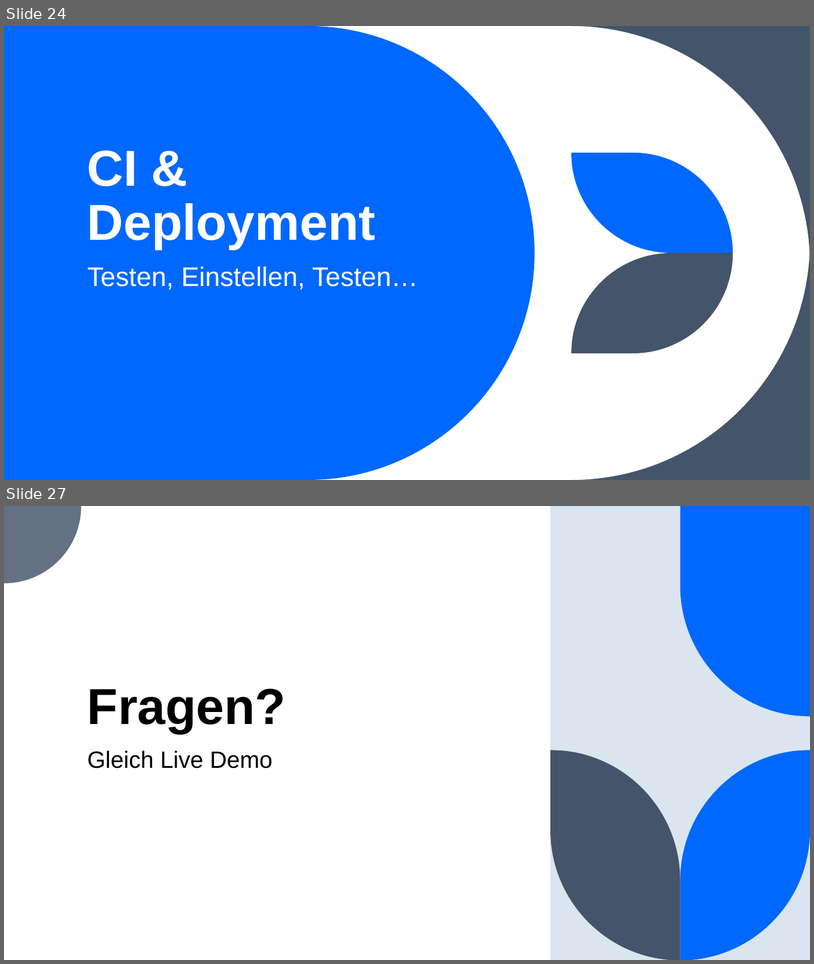
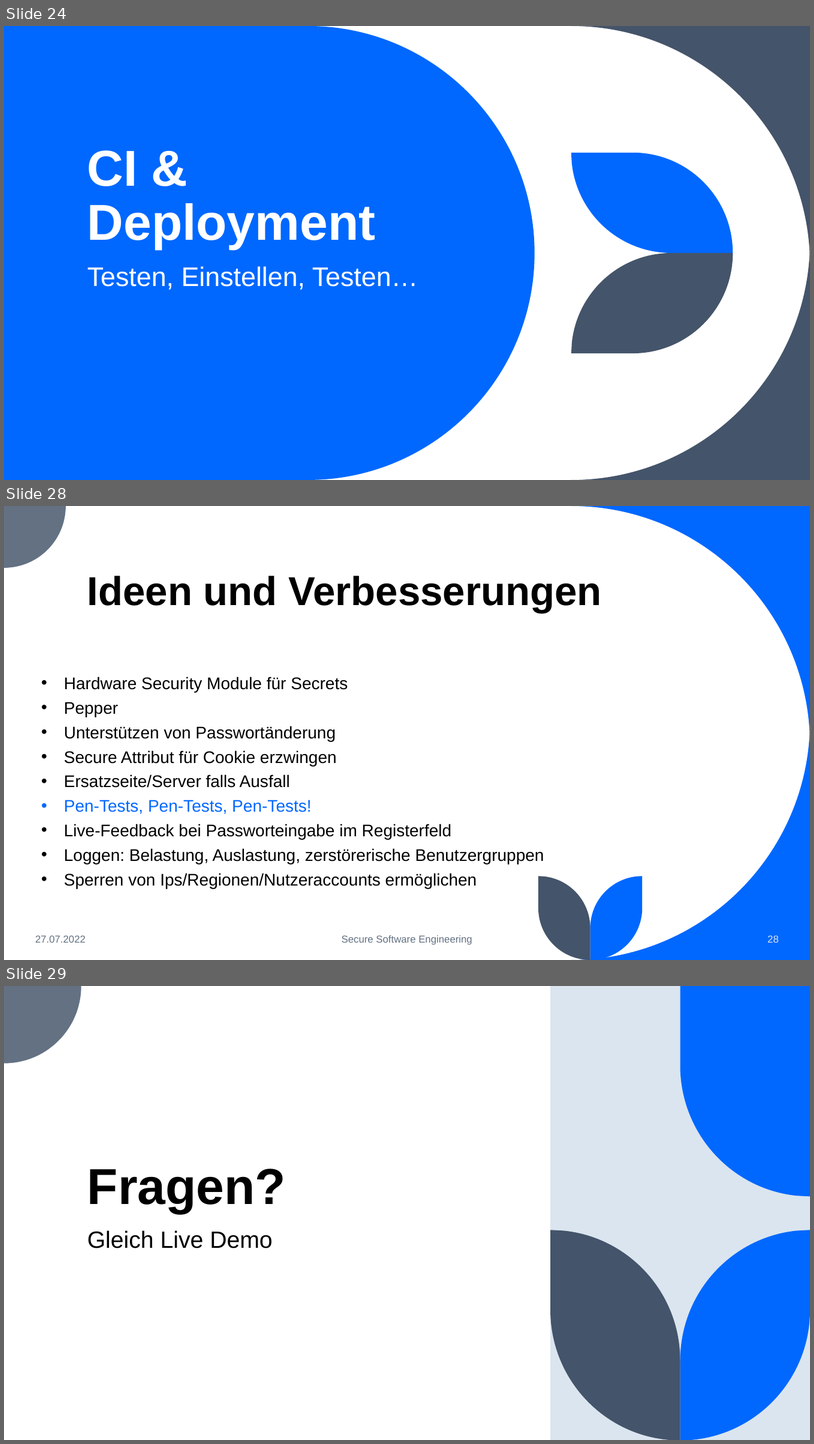
Before and after one commit to BranAndSceolan/SSE-Notes, a slide deck: documentation/Notiz-App.pptx. Shown one above the other, each under a label of ours: slides 24 and 27 before the commit, slides 24, 28 and 29 after it; the slides between them are not shown. The pictures are 814x964 and 814x1444 pixels, drawn with LibreOffice and Linux fonts; fonts in the diff are those of the drawing. Boxes give left, top, right and bottom in pixels: in the first picture for what was removed or moved away, otherwise in the second. Text is boxed around its words. In the diff, an @@ line names an element or a change of style, - is before the commit and + after.

```diff
--- a/documentation/Notiz-App.pptx
+++ b/documentation/Notiz-App.pptx
@@ slide 28 added at bbox=[4, 506, 810, 960], background #FFFFFF @@
@@ freeform shape added at bbox=[4, 506, 66, 568], fill #637183 @@
@@ freeform shape added at bbox=[572, 506, 810, 745], fill #0068FF @@
@@ title added at bbox=[87, 576, 602, 613], 48 pt, text #000000, bold @@
+Ideen und Verbesserungen
@@ text added at bbox=[64, 676, 545, 888], 20 pt, text #000000 @@
+• Hardware Security Module für Secrets
+• Pepper
+• Unterstützen von Passwortänderung
+• Secure Attribut für Cookie erzwingen
+• Ersatzseite/Server falls Ausfall
+• Pen-Tests, Pen-Tests, Pen-Tests!
+• Live-Feedback bei Passworteingabe im Registerfeld
+• Loggen: Belastung, Auslastung, zerstörerische Benutzergruppen
+• Sperren von Ips/Regionen/Nutzeraccounts ermöglichen
@@ freeform shape added at bbox=[572, 721, 810, 960], fill #0068FF @@
@@ freeform shape added at bbox=[539, 876, 591, 960], fill #44546A @@
@@ freeform shape added at bbox=[591, 876, 643, 960], fill #0068FF @@
@@ text added at bbox=[35, 935, 86, 942], 12 pt, text #637183 @@
+27.07.2022
@@ text added at bbox=[342, 935, 473, 945], 12 pt, text #637183 @@
+Secure Software Engineering
@@ page number added at bbox=[768, 935, 779, 942], 12 pt, text #DAE5EF @@
+28
@@ what was slide 27 is now slide 29 @@
```
Also in this commit, not shown: 7 slides changed, 1 other slide added, 2 other files.
